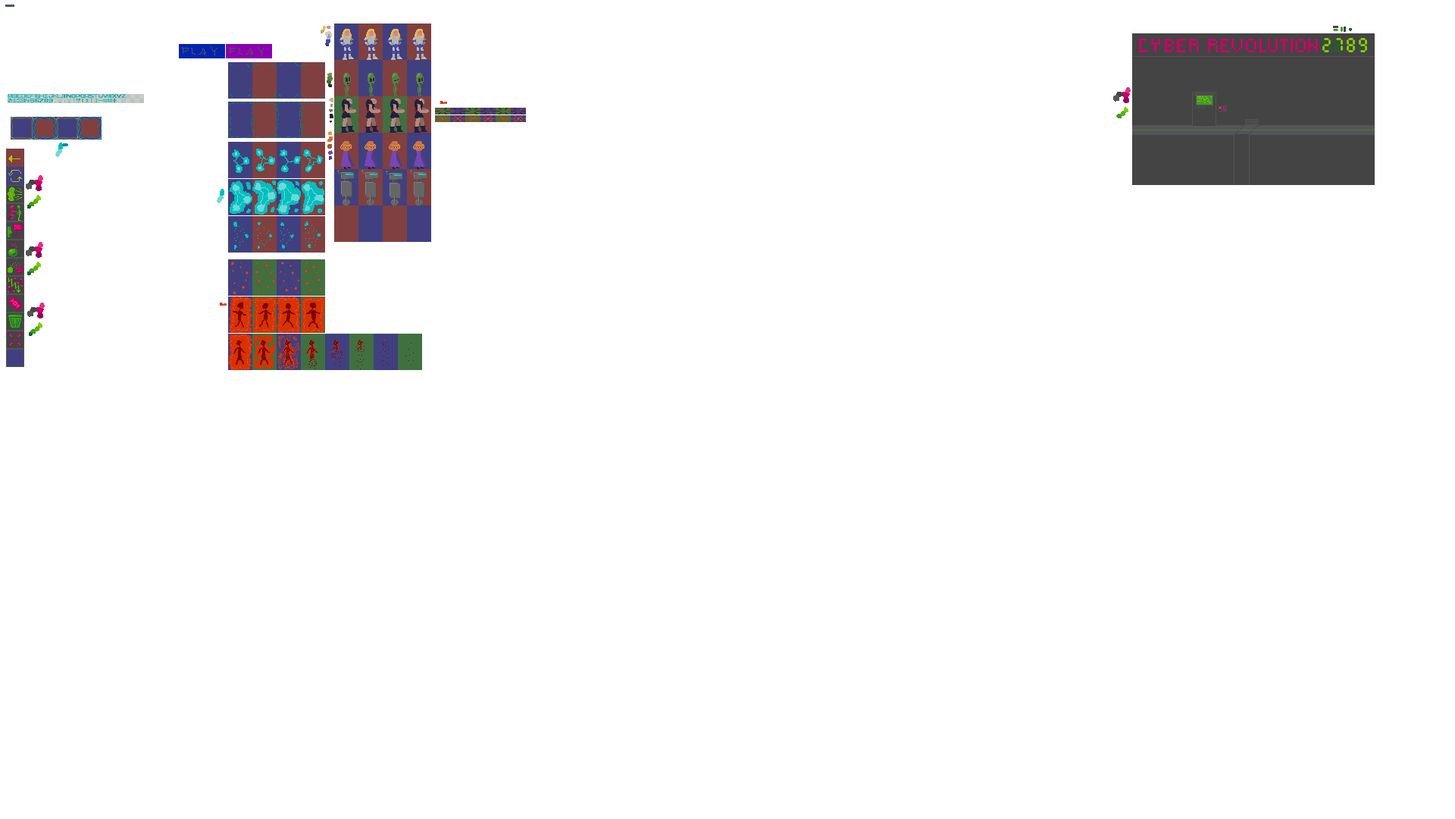
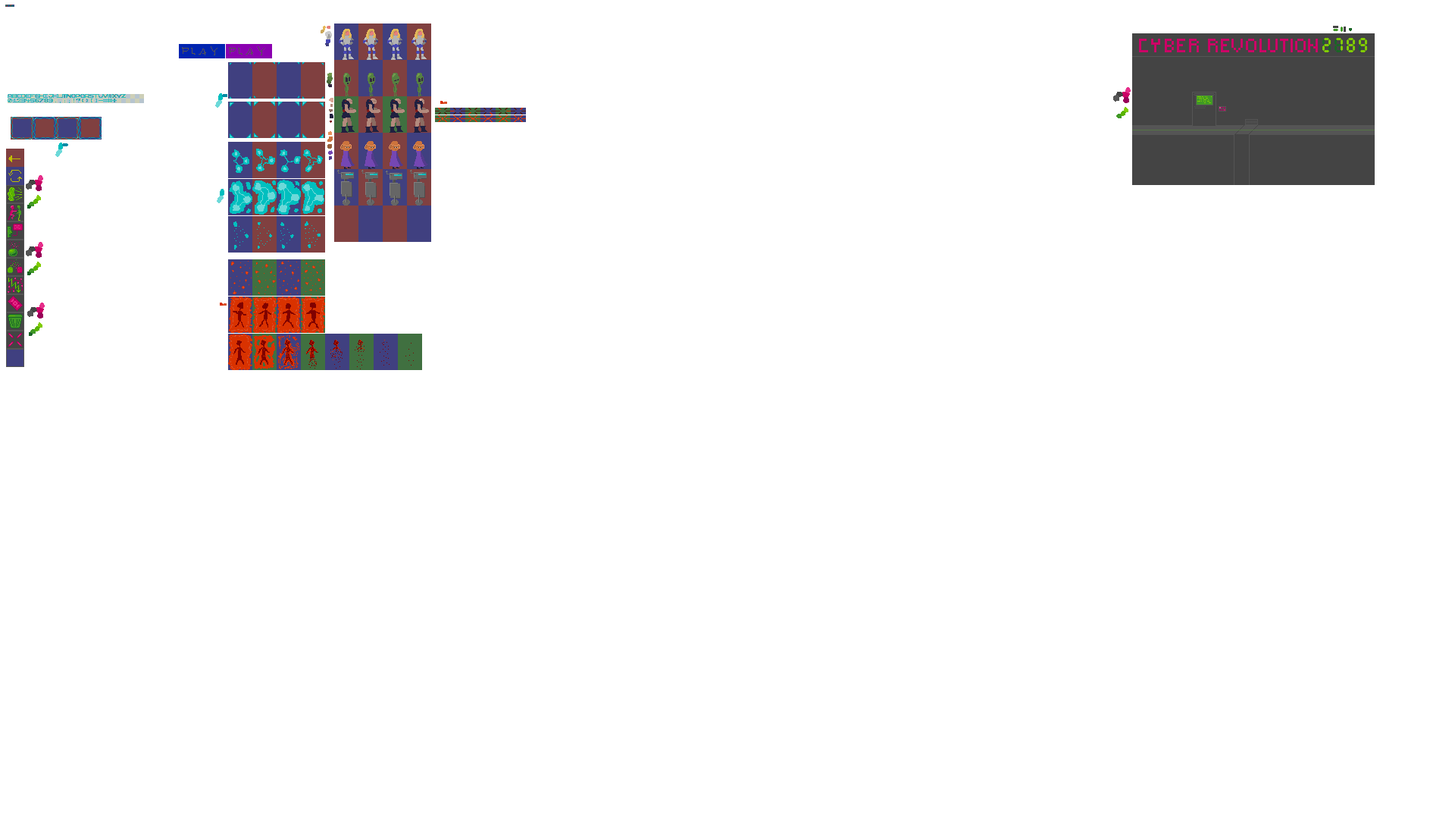
Layers edited between the first and the second 1455 × 819 image:
painted on "persons" over [215, 62, 326, 138]
